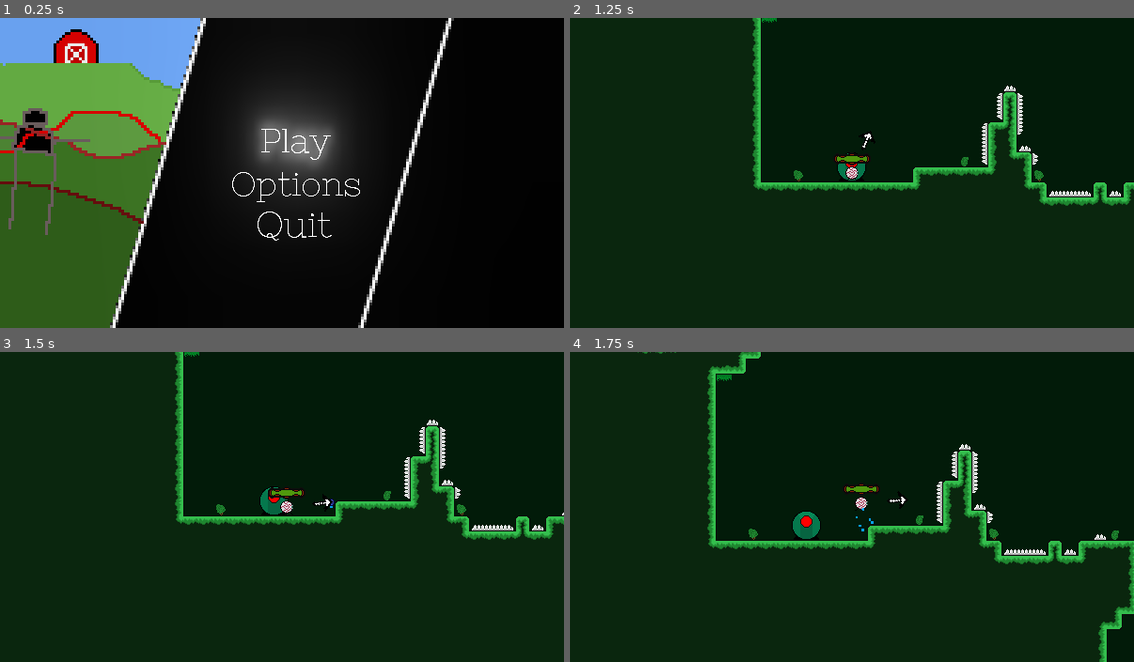
Above: before the commit, frames 1-4 (two rows, left to right).
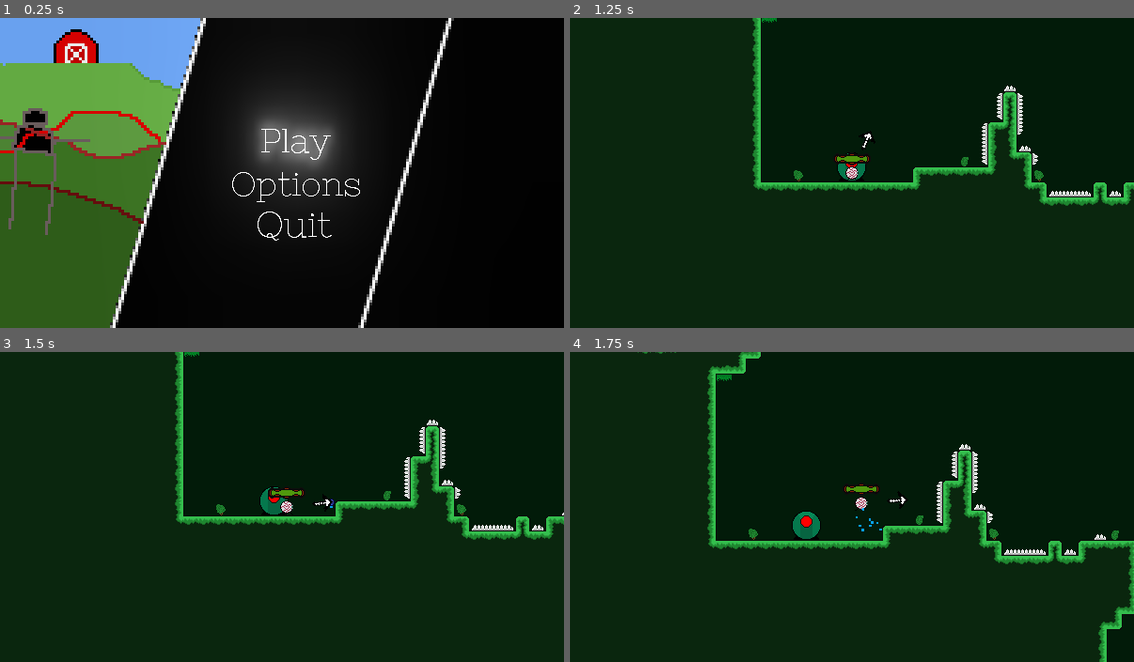
Above: after the commit, the same moments.

Repository: epimetheusgames/EyeSore
Game: Godot game, scene res://MainMenu.tscn
The game is run twice, just before and just after one commit, with the same random seed, the same clock (stepped at 60 frames per second) and the same inputs.
Inputs (mouse positions are in pixels of both pictures, inside the frame that each line leads up to):
- Up to frame 1 (0.25 s): no input
- Up to frame 2 (1.25 s): click (863, 142) at 0.5 s
- Up to frame 3 (1.5 s): tap Enter (ui_accept) at 1.25 s; move the mouse to (406, 491) at 1.27 s; hold D (movement_right) from 1.28 s (still down); click (406, 491) at 1.35 s
- Up to frame 4 (1.75 s): keep holding D (movement_right); tap Space (movement_jump) at 1.52 s

Frames 1-3 are identical in both runs. In frame 4, 0.2% of the frame differs, in the area x 52-58%, y 54-64%.
Error before the commit: Attempt to call function 'play' in base 'null instance' on a null instance. (res://WaterParticleScript.gd:30)

Commit message:
added back SFX

Diff:
--- a/OGPC_Project_Native_Directory/MainMenu.tscn
+++ b/OGPC_Project_Native_Directory/MainMenu.tscn
@@ -6,6 +6,13 @@
 [ext_resource path="res://Death_SFX_Player.tscn" type="PackedScene" id=4]
 [ext_resource path="res://Grass_Area_Music_Player.tscn" type="PackedScene" id=5]
 [ext_resource path="res://Shooting_SFX_Player.tscn" type="PackedScene" id=6]
+[ext_resource path="res://SFX/Land.wav" type="AudioStream" id=7]
+[ext_resource path="res://SFX/Enemy_Damaged.wav" type="AudioStream" id=8]
+[ext_resource path="res://SFX/Shoot_Normal.wav" type="AudioStream" id=10]
+[ext_resource path="res://SFX/Shoot_Shockwave.wav" type="AudioStream" id=11]
+[ext_resource path="res://SFX/Hurt.wav" type="AudioStream" id=13]
+[ext_resource path="res://SFX/Shockwave_Explode.wav" type="AudioStream" id=15]
+[ext_resource path="res://SFX/Tile_Changed.wav" type="AudioStream" id=16]
 
 [sub_resource type="Shader" id=1]
 
@@ -38,19 +45,39 @@
 bus = "SFX"
 
 [node name="Land_SFX_Player" type="AudioStreamPlayer" parent="."]
+stream = ExtResource( 7 )
+bus = "SFX"
 
 [node name="Jump_SFX_Player" type="AudioStreamPlayer" parent="."]
+bus = "SFX"
 
 [node name="Player_Hurt_Player" type="AudioStreamPlayer" parent="."]
+stream = ExtResource( 13 )
+bus = "SFX"
 
 [node name="Shockwave_Shooting_SFX_Player" type="AudioStreamPlayer" parent="."]
+stream = ExtResource( 11 )
+bus = "SFX"
 
 [node name="Shooting_SFX_Player" parent="." instance=ExtResource( 6 )]
+stream = ExtResource( 10 )
 bus = "SFX"
 
 [node name="Shockwave_Explosion_SFX_Player" type="AudioStreamPlayer" parent="."]
+stream = ExtResource( 15 )
+bus = "SFX"
 
 [node name="Shockwave_Boost_SFX_Player" type="AudioStreamPlayer" parent="."]
+stream = ExtResource( 15 )
+bus = "SFX"
+
+[node name="Tile_Converted_SFX_Player" type="AudioStreamPlayer" parent="."]
+stream = ExtResource( 16 )
+bus = "SFX"
+
+[node name="Enemy_Damaged_SFX_Player" type="AudioStreamPlayer" parent="."]
+stream = ExtResource( 8 )
+bus = "SFX"
 
 [node name="Node2D" type="Node2D" parent="."]
 z_index = 10
Not shown: 1 places in OGPC_Project_Native_Directory/MainMenu.tscn that only renumber resources
Not shown: 1 places in OGPC_Project_Native_Directory/Player.tscn that only renumber resources
